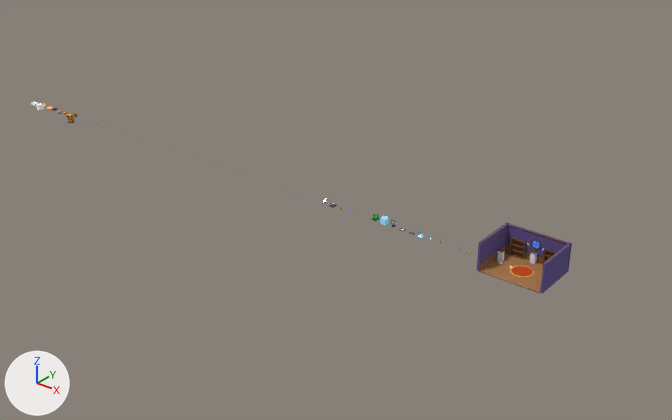
Two versions of the Blender file blender/assets.blend, one commit apart.
One viewpoint serves both versions: a camera (50 mm lens) standing at (155.1, -99.1, 60.9) and looking at (71.4, 5.5, -3.9). The axes (+X, +Y, +Z) are drawn at lower left. The lights are the same throughout. The picture after the commit comes second.

Names of what the first picture shows: 'ice_block', 'room_floor', 'room_walls' and 7 more.
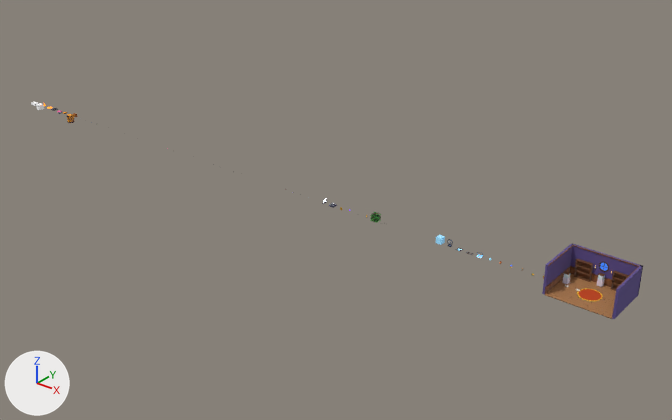
ob_menu_room is not drawn itself; it is the parent of ob_room_floor_base, ob_room_floor, ob_room_walls, ob_room_wainscot, ob_room_wainscot_panels, ob_room_rug_edge, ob_room_rug, ob_room_bookcase_left.

Changed parts and their boxes (x1, y1, x2, y2) in the pictures (672 x 420 px):
'room_walls', moved: before (477, 223, 572, 294); after (542, 243, 643, 319)
'room_floor', moved: before (480, 252, 543, 293); after (545, 274, 616, 319)
'room_bookcase_left', moved: before (509, 237, 526, 259); after (574, 259, 593, 282)
'room_wainscot', moved: before (479, 224, 569, 290); after (545, 245, 639, 316)
'room_rug', moved: before (511, 266, 533, 277); after (578, 289, 601, 301)
'room_bookcase_right', moved: before (542, 248, 557, 266); after (611, 271, 629, 291)
'room_wainscot_panels', moved: before (480, 247, 542, 269); after (546, 268, 612, 292)
'ice_block', moved: before (380, 216, 389, 225); after (436, 235, 445, 245)
'room_vitrina_center_pedestal', moved: before (530, 256, 537, 264); after (597, 279, 605, 287)
'room_window_glass', moved: before (532, 241, 540, 248); after (600, 263, 608, 271)
'room_rug_edge', moved: before (510, 266, 534, 277); after (577, 288, 603, 301)
'room_vitrina_left_pedestal', moved: before (497, 255, 504, 262); after (563, 278, 570, 284)
'room_window_frame', moved: before (531, 240, 541, 249); after (599, 262, 609, 272)
'room_floor_base', moved: before (479, 271, 539, 293); after (546, 282, 614, 319)
'room_vitrina_center_glass', moved: before (530, 253, 537, 258); after (598, 275, 605, 280)
'room_vitrina_left_glass', moved: before (498, 251, 505, 256); after (563, 273, 571, 279)
'room_vitrina_center_lid', moved: before (531, 251, 537, 254); after (598, 273, 605, 276)
'room_vitrina_left_lid', moved: before (499, 249, 504, 253); after (564, 271, 570, 275)

The change in detail:
Object 'ice_block' (ob_ice_block) moves from (84.8, 0.0, 0.0) to (94.4, 0.0, 0.0).
Object 'menu_room' (ob_menu_room) moves from (107.2, 0.0, 0.0) to (116.8, 0.0, 0.0).
